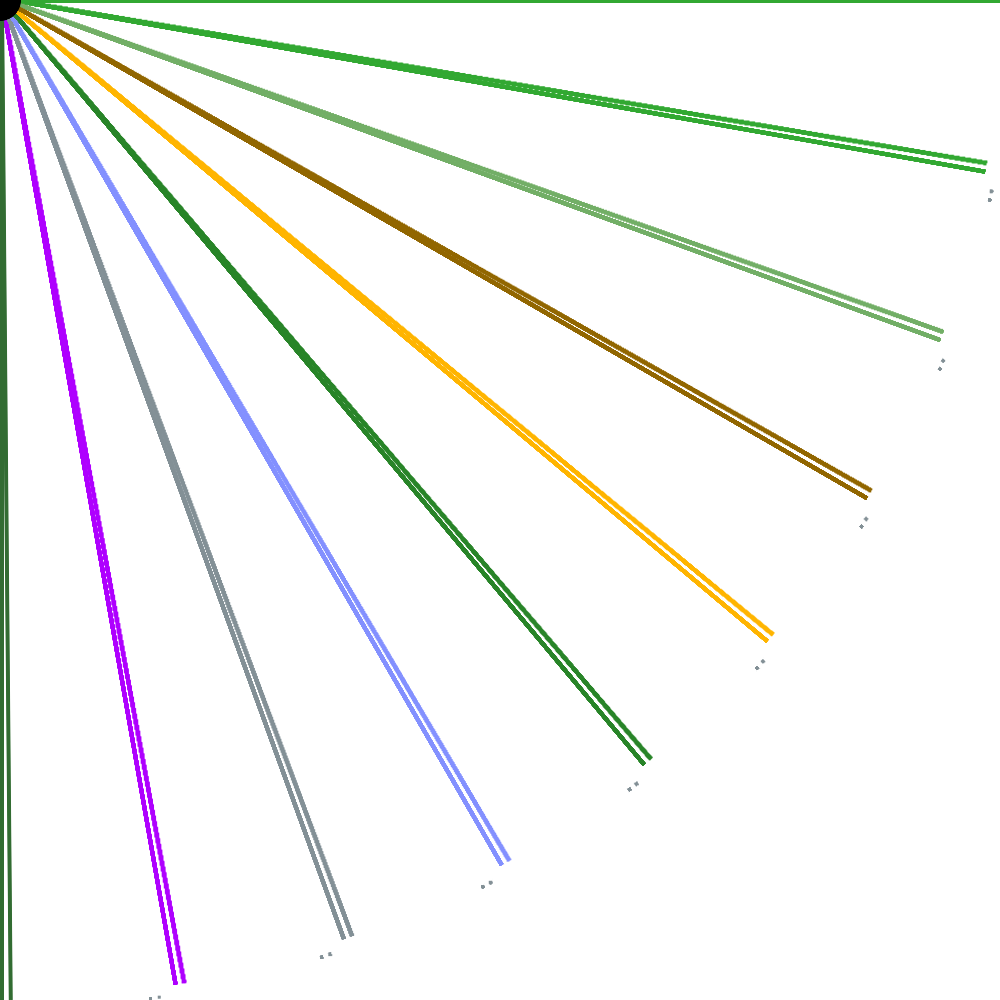
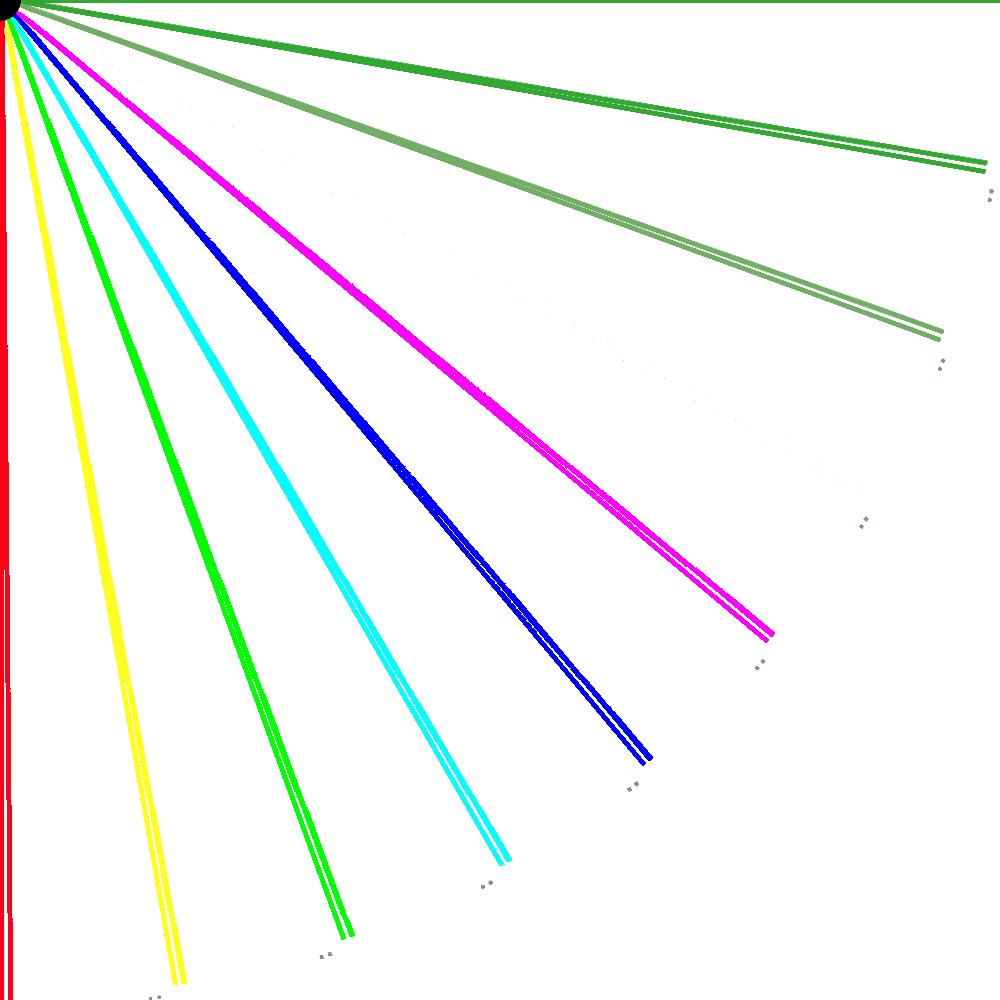
Comparing the layer stacks of the two (1000, 1000) images. Changes:
renamed "Stem" to "Visible #1", painted on it over (0, 0, 994, 1000)
removed layer "Stem #4" over (0, 0, 324, 985)
removed layer "Stem #5" over (0, 0, 485, 940)
removed layer "Stem #6" over (0, 0, 632, 866)
removed layer "Stem #7" over (0, 0, 761, 766)
removed layer "Stem #8" over (0, 0, 864, 643)
removed layer "Stem #9" over (0, 0, 943, 500)
removed layer "Stem #10" over (0, 0, 992, 342)
removed layer "Stem #11" over (0, 0, 986, 174)
hid "Stem #3", painted on it over (0, 0, 994, 1000)
